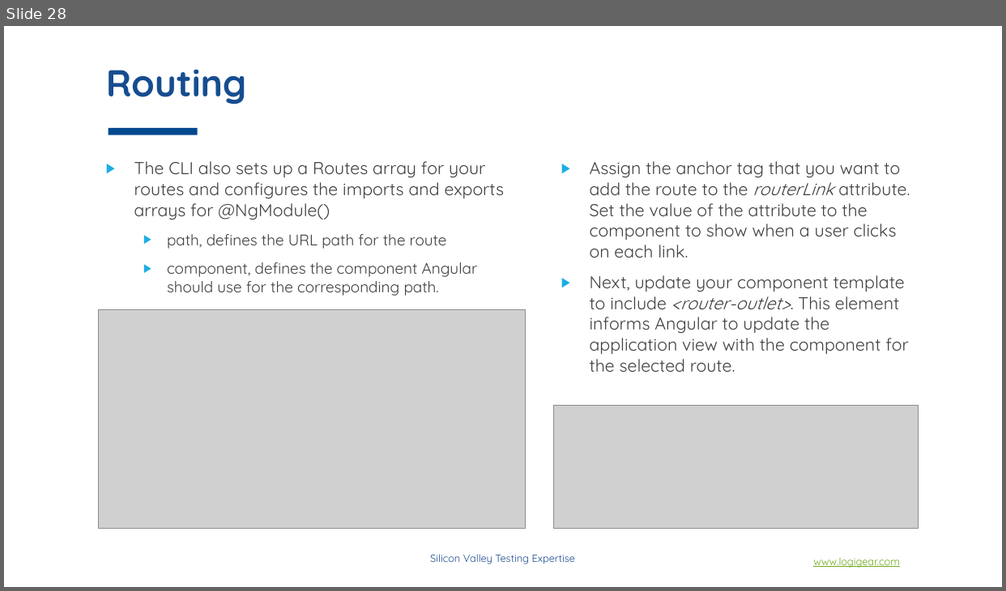
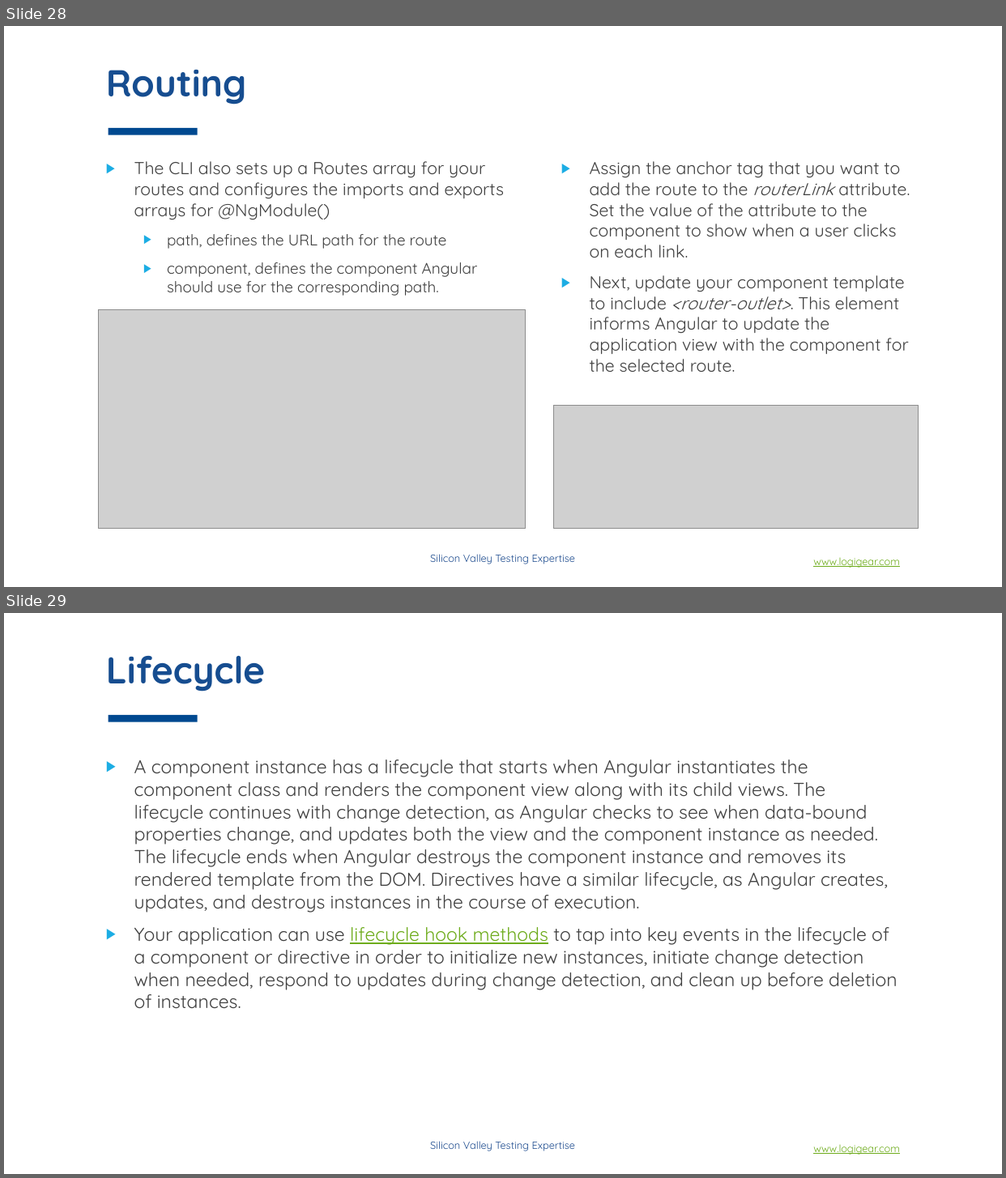
Before and after one commit to phongha1912/spring, a slide deck: doc/material/slides/section_2/Angular concepts.pptx. Shown one above the other, each under a label of ours: slide 28 before the commit, slides 28 and 29 after it. The pictures are 1006x591 and 1006x1178 pixels, drawn with LibreOffice and Linux fonts; fonts in the diff are those of the drawing; grey boxes stand for pictures; background and template pictures are left out. Boxes give left, top, right and bottom in pixels: in the first picture for what was removed or moved away, otherwise in the second. Text is boxed around its words. In the diff, an @@ line names an element or a change of style, - is before the commit and + after.

```diff
--- a/doc/material/slides/section_2/Angular concepts.pptx
+++ b/doc/material/slides/section_2/Angular concepts.pptx
@@ slide 29 added at <box>4,613,1002,1174</box>, background #FFFFFF; not listed: 3 template elements that a slide beside it also shows @@
@@ title added at <box>106,656,265,692</box>, 36 pt, text #164D90, bold @@
+Lifecycle
@@ text added at <box>134,760,897,1008</box>, 18 pt, text #404040 @@
+▶ A component instance has a lifecycle that starts when Angular instantiates the component class and renders the component view along with its child views. The lifecycle continues with change detection, as Angular checks to see when data-bound properties change, and updates both the view and the component instance as needed. The lifecycle ends when Angular destroys the component instance and removes its rendered template from the DOM. Directives have a similar lifecycle, as Angular creates, updates, and destroys instances in the course of execution.
+▶ Your application can use lifecycle hook methods to tap into key events in the lifecycle of a component or directive in order to initialize new instances, initiate change detection when needed, respond to updates during change detection, and clean up before deletion of instances.
```
Also in this commit, not shown: 10 other slides added, 1 slide removed, 21 other files.
